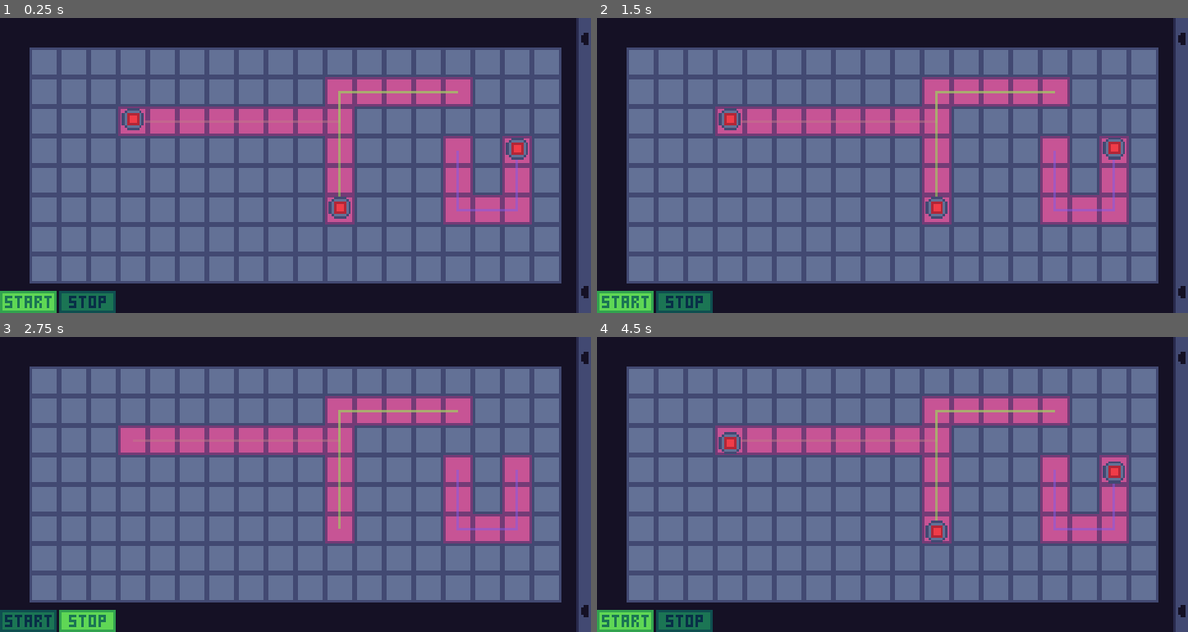
Above: before the commit, frames 1-4 (two rows, left to right).
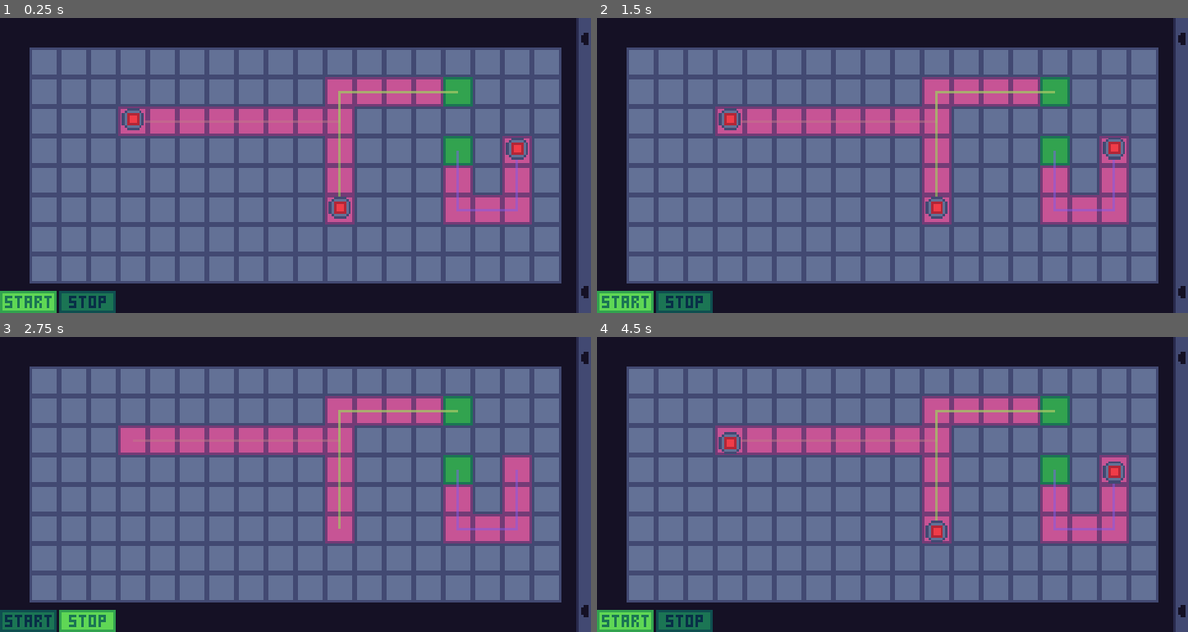
Above: after the commit, the same moments.

Repository: mariothedog/brackeys-game-jam
Game: Godot game, scene res://main/main.tscn
Two runs of this game, one before a commit and one after it. Both use one fixed random seed, a clock stepped at 60 frames per second and the inputs below.
Inputs (mouse positions are in pixels of both pictures, inside the frame that each line leads up to):
- Up to frame 1 (0.25 s): no input
- Up to frame 2 (1.5 s): click (626, 301) at 0.5 s; click (685, 301) at 1.25 s
- Up to frame 3 (2.75 s): click (29, 620) at 2 s
- Up to frame 4 (4.5 s): click (685, 620) at 2.75 s; click (626, 620) at 3.5 s; click (685, 620) at 4.25 s

The runs differ from the first frame. In frame 1, 1.0% of the frame differs, in the area x 75-80%, y 20-50%; in frame 2, 1.0%; in frame 3, 1.0%; in frame 4, 1.0%.

Commit message:
Add base tile

Diff:
--- a/src/levels/tiles_manager.gd
+++ b/src/levels/tiles_manager.gd
@@ -20,7 +20,8 @@
 var Main := {
 	"GROUND": MAIN_TILE_SET.find_tile_by_name("ground"),
 	"WALL": MAIN_TILE_SET.find_tile_by_name("wall"),
-	"ENEMY_PATH": MAIN_TILE_SET.find_tile_by_name("enemy_path")
+	"ENEMY_PATH": MAIN_TILE_SET.find_tile_by_name("enemy_path"),
+	"BASE": MAIN_TILE_SET.find_tile_by_name("base"),
 }
 
 var level_editor_to_main := {
@@ -28,7 +29,7 @@
 	LevelEditor.WALL: Main.WALL,
 	LevelEditor.ENEMY_PATH: Main.ENEMY_PATH,
 	LevelEditor.ENEMY_PATH_START: Main.ENEMY_PATH,
-	LevelEditor.ENEMY_PATH_END: Main.ENEMY_PATH,
+	LevelEditor.ENEMY_PATH_END: Main.BASE,
 }
 
 
--- a/src/levels/tileset.tres
+++ b/src/levels/tileset.tres
@@ -55,3 +55,17 @@
 2/shape_one_way_margin = 0.0
 2/shapes = [  ]
 2/z_index = 0
+3/name = "base"
+3/texture = ExtResource( 1 )
+3/tex_offset = Vector2( 0, 0 )
+3/modulate = Color( 1, 1, 1, 1 )
+3/region = Rect2( 39, 0, 12, 12 )
+3/tile_mode = 0
+3/occluder_offset = Vector2( 0, 0 )
+3/navigation_offset = Vector2( 0, 0 )
+3/shape_offset = Vector2( 0, 0 )
+3/shape_transform = Transform2D( 1, 0, 0, 1, 0, 0 )
+3/shape_one_way = false
+3/shape_one_way_margin = 0.0
+3/shapes = [  ]
+3/z_index = 0
Binary file changed: src/levels/level_editor/level_editor_tileset.png
Binary file changed: src/levels/tileset.png
